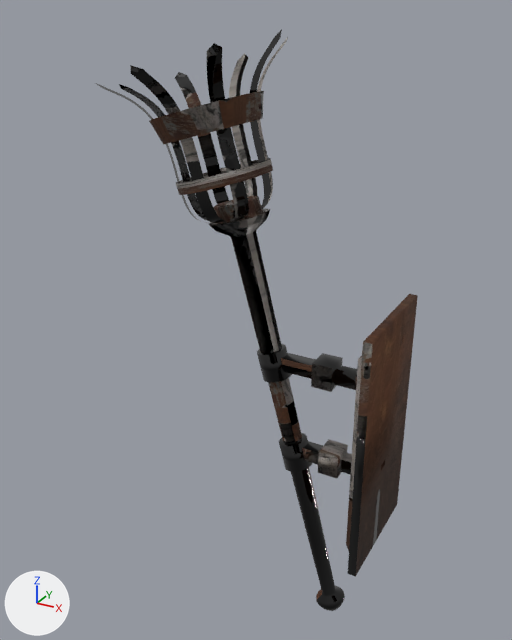
A saved change to the glTF model assets/models/torch.glb.
Camera for both pictures: a camera (50 mm lens) standing at (0.9, -2.76, 1.57) and looking at (-0.65, 0.06, 0.16). Arrows for +X, +Y and +Z are at lower left; the lights stay in place. The picture after the commit comes second. Where no turn or scale is listed for an object, it has been applied to the vertices. Vertices at exactly the same position are counted once.

Names of what the first picture shows: 'Bake'.
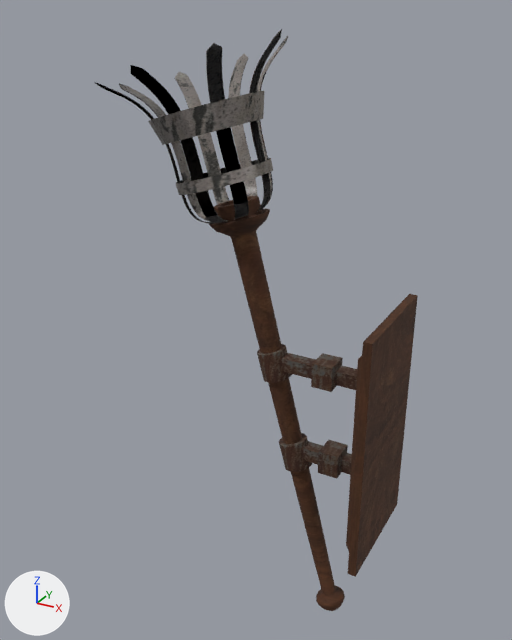
The newer file is also rescaled (x0.196), turned or shifted as a whole; pictures and numbers use the older file's frame.

What differs and where, as boxes [x1, y1, x2, y2] in the pictures (512 x 640 px; the box of a moved part takes in the faces that stretch with it):
'Bake', reshaped
    before: [96, 29, 418, 611]
    after: [94, 29, 418, 611]
part 1 of me_cylinder_003, built on
    before: [134, 94, 255, 237]
    after: [94, 29, 288, 237]
part 2 of me_cylinder_003, moved or reshaped
    both: [321, 541, 335, 596]
part 3 of me_cylinder_003, surface changed
    both: [97, 30, 416, 611]

Edits to the bpy script that builds the scene:
```text
Change me_cylinder_003:
    used by ob_bake; location = (0.0, 0.0, 0.0)
    remove me_cylinder_003.from_pydata(...)  # 2776 vertices, 4500 faces; spans x -1.35..0.08, y -0.44..0.44, z -1.43..1.49
    add me_cylinder_003.from_pydata(...)  # 3912 vertices, 7768 faces; spans x -1.35..0.08, y -0.44..0.44, z -1.43..1.49
    me_cylinder_003 part 1: 6 vertices moved within x -1.3..-0.8, y -0.06..0.03, z 0.66..1.22; 62 vertices removed from x -1.32..-0.65, y -0.11..0.08, z 0.61..1.22; 1198 vertices added at x -1.31..-0.5, y -0.44..0.44, z 0.6..1.49
    me_cylinder_003 part 2: 1 vertex moved within x -0.13, y -0.01, z -1.31; 1 vertex removed from x -0.13, y -0.01, z -1.3; 1 vertex added at x -0.13, y -0.01, z -1.31
    me_cylinder_003 part 3: 4049 kept faces spanning x -1.35..0.08, y -0.44..0.44, z -1.43..1.49 get new texture (UV) coordinates
```
